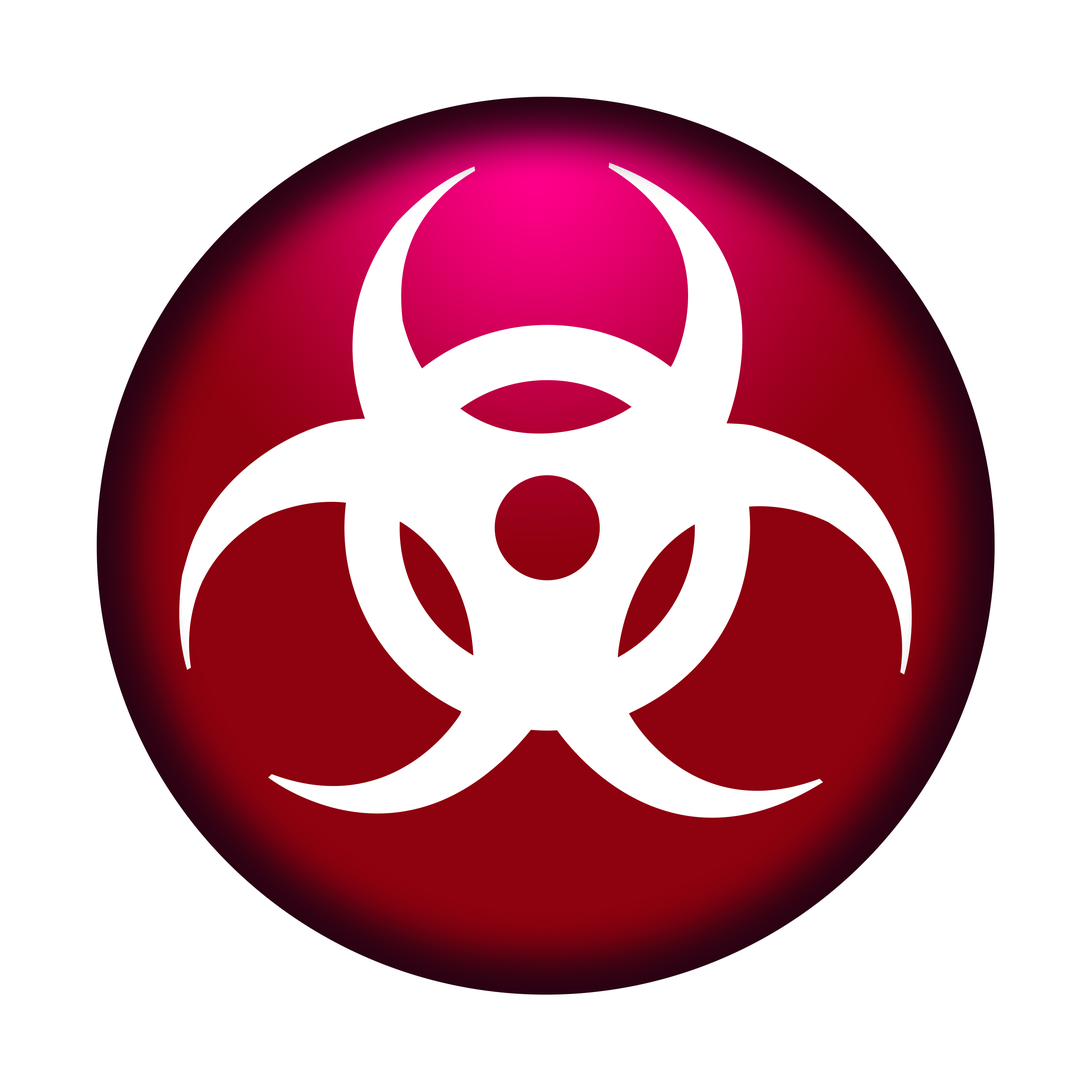
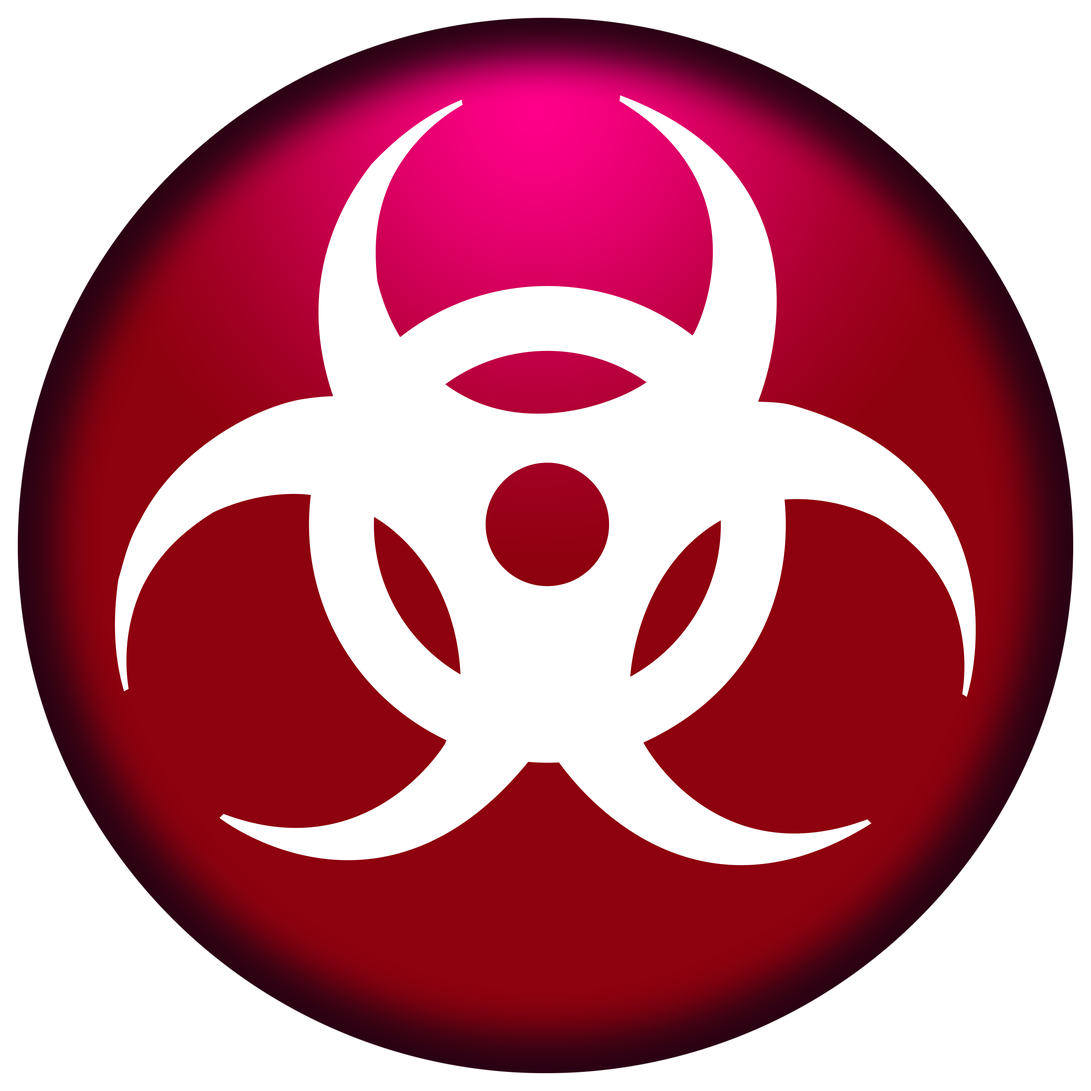
Layers edited between the first and the second w=1091, h=1091 image:
painted on "biohazard" over [114, 95, 977, 866]
painted on "Layer 1" over [17, 17, 1074, 1074]
